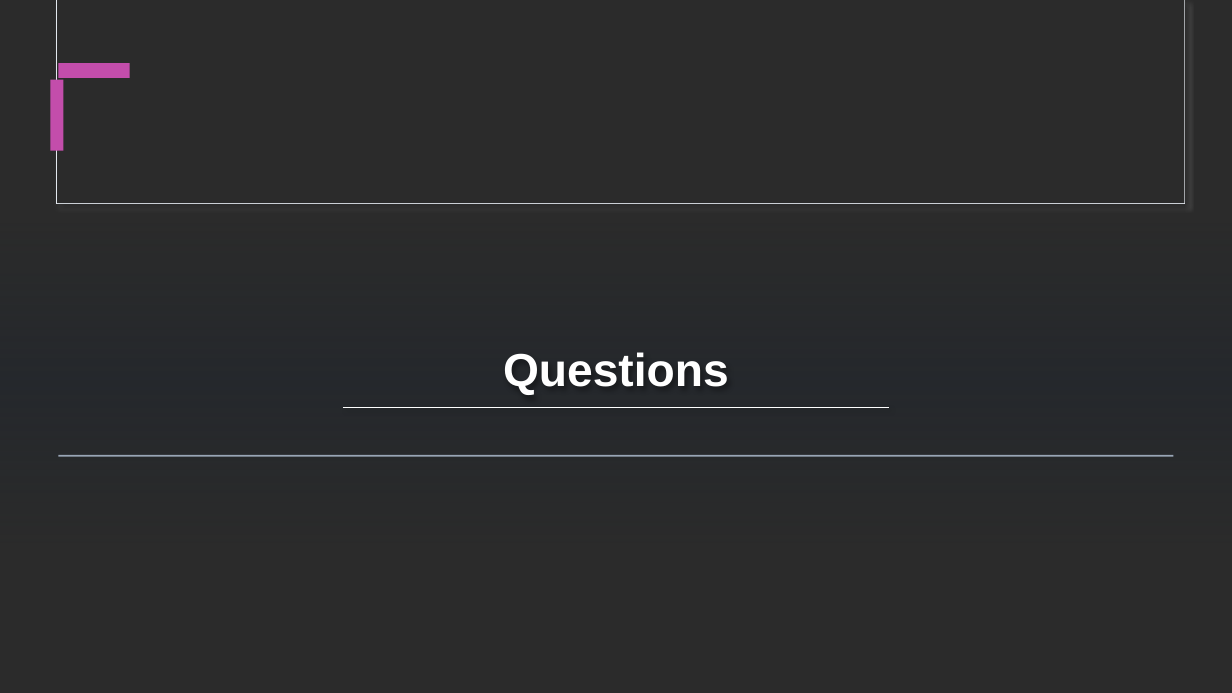
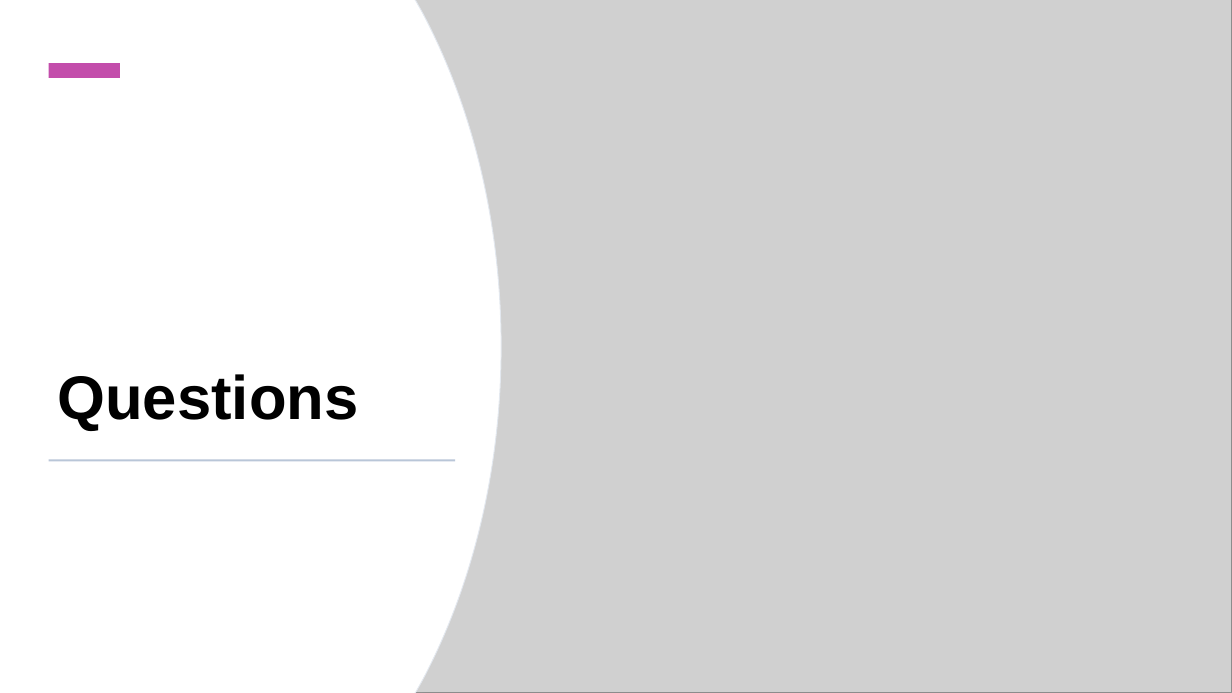
Before and after one commit to aqeebhussain122/hpc-offensive-security, a slide deck: slide 33 of Offensive Security Tactics for Linux Professionals - Linux Network Defence Evasion.pptx. Drawn at 1232x693 pixels with LibreOffice and Linux fonts; fonts in the diff are those of the drawing; grey boxes stand for pictures; background and template pictures are left out; a plain dark background stands for a picture behind light text. Boxes give left, top, right and bottom in pixels: in the first picture for what was removed or moved away, otherwise in the second. Text is boxed around its words. In the diff, an @@ line names an element or a change of style, - is before the commit and + after.

```diff
--- a/Offensive Security Tactics for Linux Professionals - Linux Network Defence Evasion.pptx
+++ b/Offensive Security Tactics for Linux Professionals - Linux Network Defence Evasion.pptx
@@ background picture (left out) to #FFFFFF @@
@@ rectangle: place and size @@
-rectangle at box(0, 223, 1232, 543)
+rectangle at box(0, 0, 1232, 693)
@@ rectangle at box(0, 0, 1232, 693): fill gradient #1B2430 to #FFFFFF @@
@@ freeform shape added at box(0, 0, 501, 693), fill #FFFFFF, outline #E3E8EF 0.75 pt @@
@@ freeform shape added at box(0, 0, 500, 693), fill #FFFFFF @@
@@ picture added at box(415, 0, 1232, 693) @@
@@ rectangle: place and size @@
-rectangle at box(59, 63, 130, 78)
+rectangle at box(49, 63, 120, 78)
@@ rectangle removed at box(51, 79, 64, 151) @@
@@ title "Questions": place and size @@
-title "Questions" at box(503, 352, 729, 395)
+title "Questions" at box(58, 374, 359, 430)
@@ title "Questions" at box(58, 374, 359, 430): size 36 to 48 pt, text colour #FFFFFF to #000000; alignment centre to left @@
@@ line removed from (343, 408) to (889, 408) @@
@@ rectangle added at box(49, 459, 456, 461), fill #B9C6D8 @@
@@ rectangle removed at box(58, 455, 1174, 457) @@
```
Also in this commit, not shown: 4 other slides changed.
